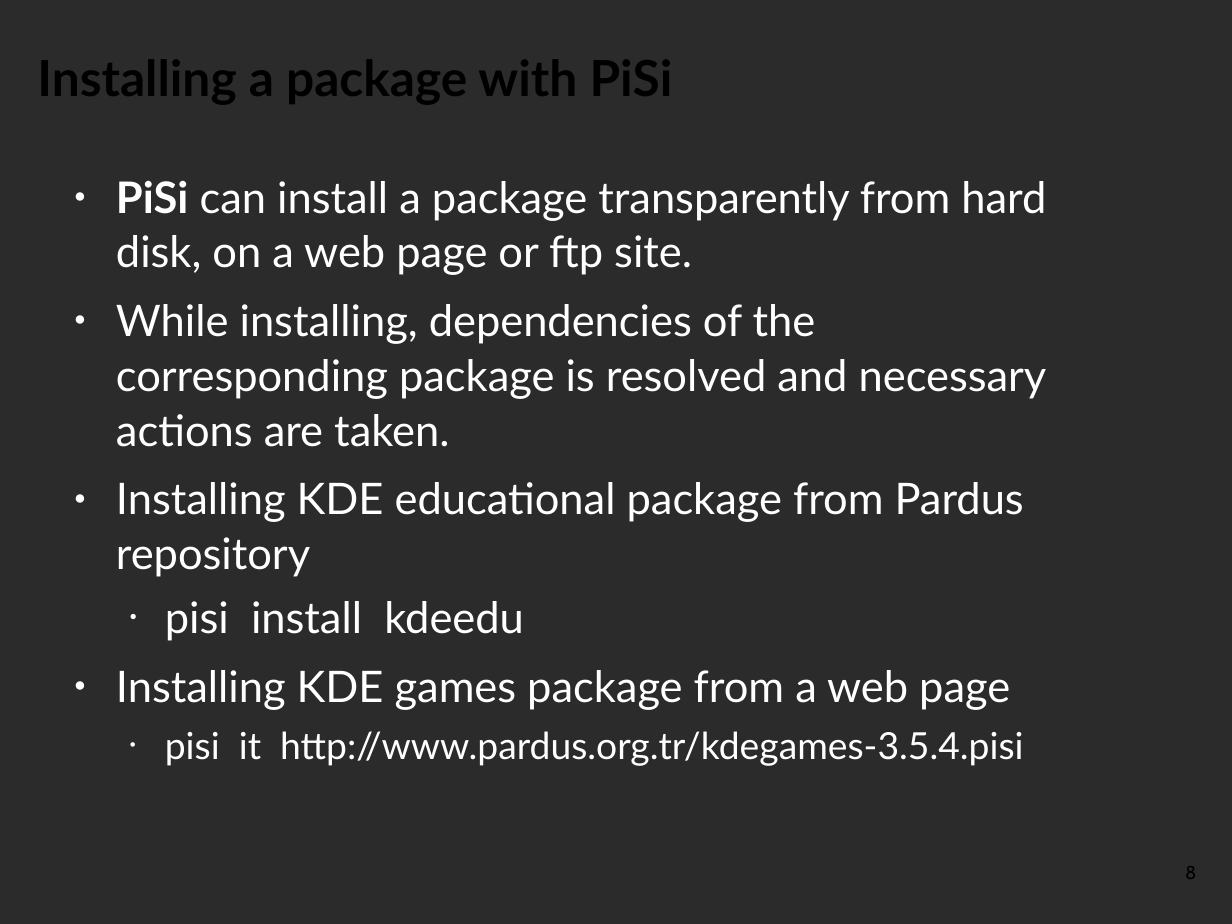
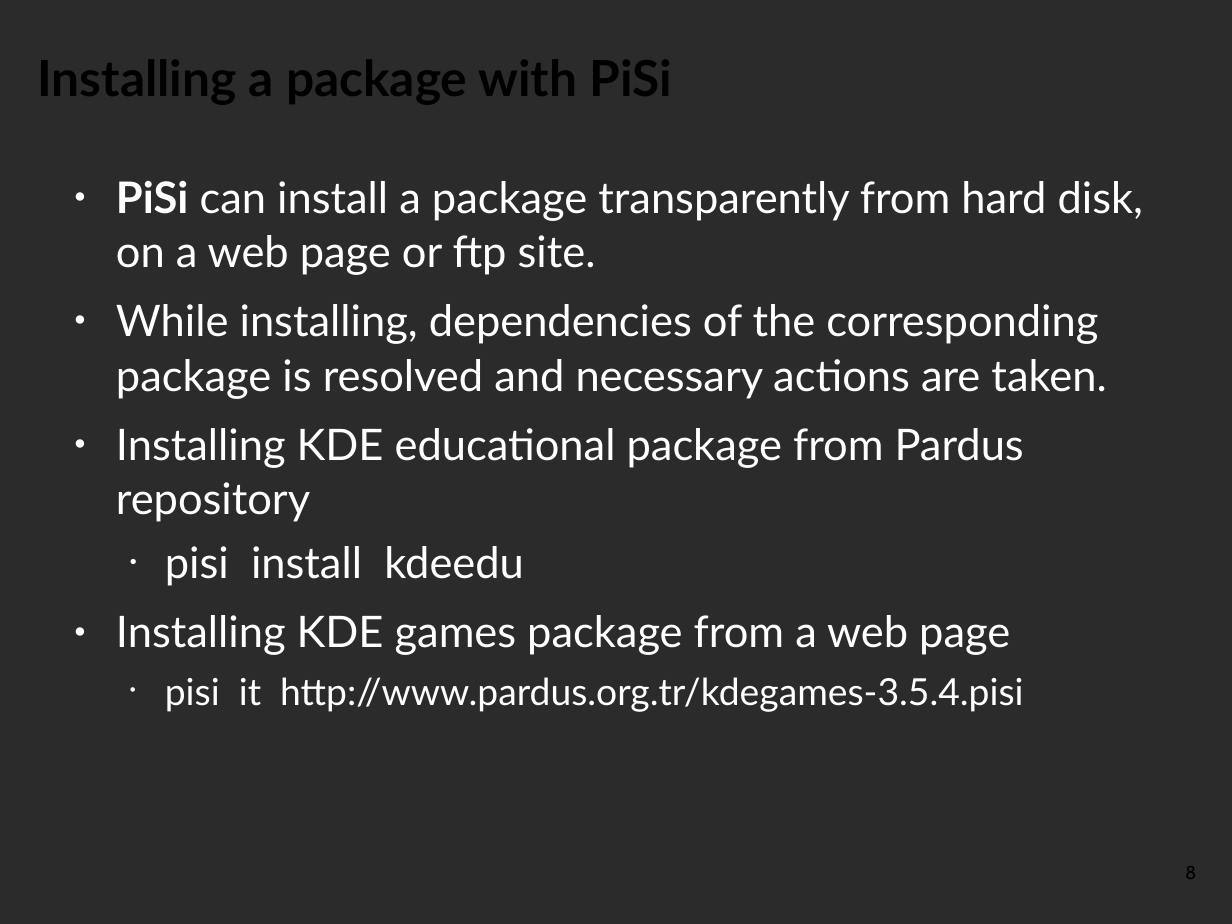
Before and after one commit to pars-linux/uludag, a slide deck: slide 8 of promotion/presentations/PardusGenel/introduction-to-pisi.odp. Drawn at 1232x924 pixels with LibreOffice and Linux fonts; fonts in the diff are those of the drawing; background and template pictures are left out; a plain dark background stands for a picture behind light text. Boxes give left, top, right and bottom in pixels: in the first picture for what was removed or moved away, otherwise in the second. Text is boxed around its words. In the diff, an @@ line names an element or a change of style, - is before the commit and + after.

```diff
--- a/promotion/presentations/PardusGenel/introduction-to-pisi.odp
+++ b/promotion/presentations/PardusGenel/introduction-to-pisi.odp
@@ text "PiSi can install a package ..." rewrapped from [116, 180, 1047, 766] to [116, 180, 1143, 712] @@
```
Also in this commit, not shown: 13 other slides changed, 1 slide added.
